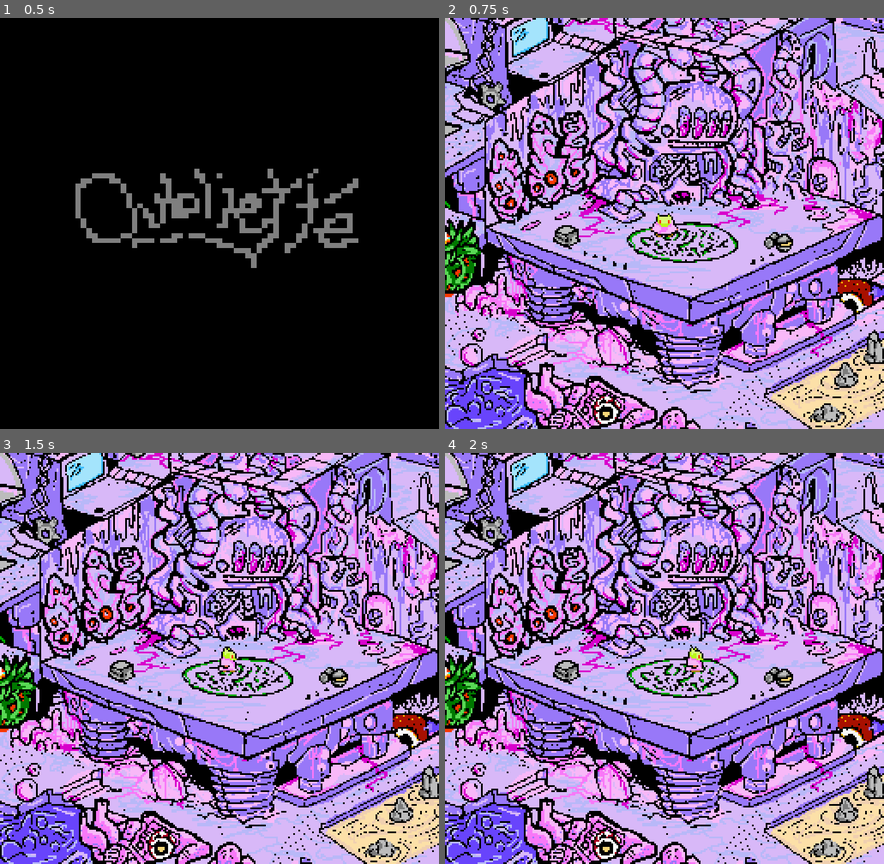
Above: before the commit, frames 1-4 (two rows, left to right).
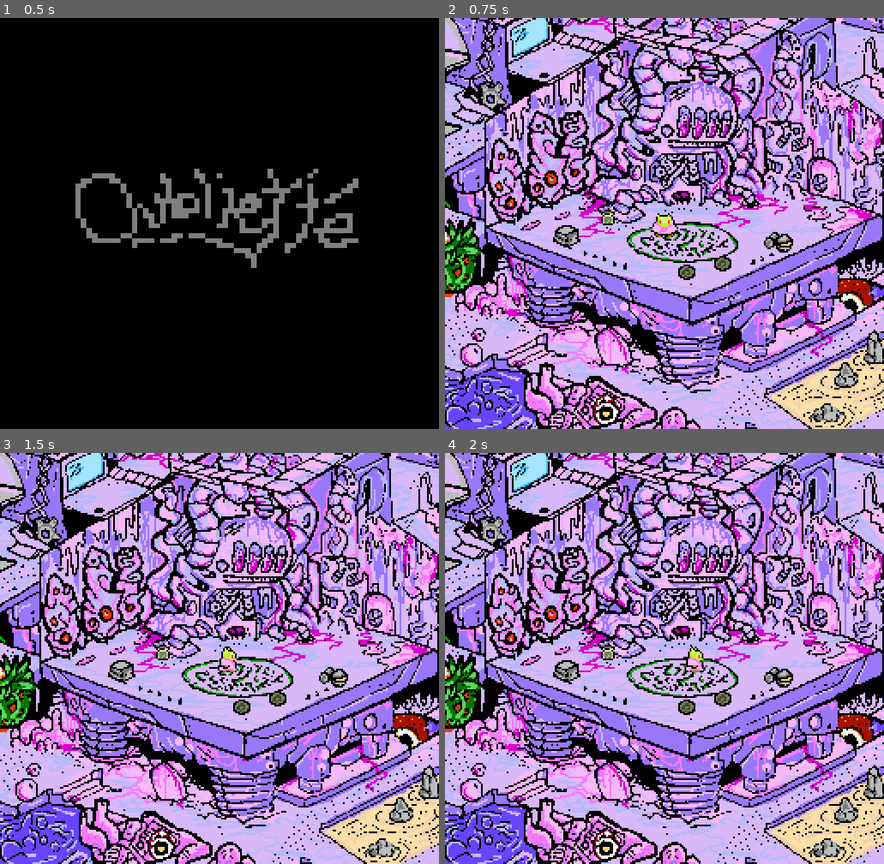
Above: after the commit, the same moments.

Repository: ChrisTutorials/OublietteTest
Game: Godot game, scene res://Main.tscn
The game is run twice, just before and just after one commit, with the same random seed, the same clock (stepped at 60 frames per second) and the same inputs. Sound files missing from this copy of the repository are replaced by a short silence.
Inputs (mouse positions are in pixels of both pictures, inside the frame that each line leads up to):
- Up to frame 1 (0.5 s): no input
- Up to frame 2 (0.75 s): click "DEBUG" at 0.5 s
- Up to frame 3 (1.5 s): tap Enter (ui_accept) at 1.25 s; move the mouse to (316, 637) at 1.27 s; hold Right (right) from 1.28 s (still down); tap U (ShowUser) at 1.35 s; click (316, 637) at 1.42 s
- Up to frame 4 (2 s): keep holding Right (right); tap Enter (ui_accept) at 1.52 s

Frame 1 is identical in both runs. In frame 2, 0.3% of the frame differs, in the area x 35-66%, y 46-64%; in frame 3, 0.3%; in frame 4, 0.3%.

Commit message:
Nov18
Made progress on object permanence in-game via saving an array to the game_data and loading it to match the state. pickup functions of the player can now be stored in this array

Diff:
--- a/02test/Room1.tscn
+++ b/02test/Room1.tscn
@@ -69,8 +69,8 @@
 position = Vector2( 0, 6 )
 shape = SubResource( 2 )
 
-[node name="Money" parent="GameObjects" index="4" instance=ExtResource( 10 )]
-position = Vector2( 214, 73 )
+[node name="R1Coin1" parent="GameObjects" index="4" instance=ExtResource( 10 )]
+position = Vector2( 110, 175 )
 
 [node name="trigger_move_level" parent="Transitions" index="0" instance=ExtResource( 3 )]
 position = Vector2( 154, 67 )
--- a/02test/Room2.tscn
+++ b/02test/Room2.tscn
@@ -214,38 +214,38 @@
 [node name="Area2D" parent="GameObjects/Statue" index="2"]
 position = Vector2( 1, 3 )
 
-[node name="Money5" parent="GameObjects" instance=ExtResource( 17 )]
+[node name="R2Coin" parent="GameObjects" instance=ExtResource( 17 )]
+position = Vector2( 48, 67 )
+
+[node name="R2Coin2" parent="GameObjects" instance=ExtResource( 17 )]
+position = Vector2( 104, 59 )
+
+[node name="R2Coin3" parent="GameObjects" instance=ExtResource( 17 )]
+position = Vector2( 99, 69 )
+
+[node name="R2Coin4" parent="GameObjects" instance=ExtResource( 17 )]
+position = Vector2( 85, 66 )
+
+[node name="R2Coin5" parent="GameObjects" instance=ExtResource( 17 )]
 position = Vector2( 82, 56 )
 
-[node name="Money4" parent="GameObjects" instance=ExtResource( 17 )]
-position = Vector2( 85, 66 )
-
-[node name="Money3" parent="GameObjects" instance=ExtResource( 17 )]
-position = Vector2( 99, 69 )
-
-[node name="Money2" parent="GameObjects" instance=ExtResource( 17 )]
-position = Vector2( 104, 59 )
-
-[node name="Money11" parent="GameObjects" instance=ExtResource( 17 )]
+[node name="R2Coin6" parent="GameObjects" instance=ExtResource( 17 )]
+position = Vector2( 133, 69 )
+
+[node name="R2Coin7" parent="GameObjects" instance=ExtResource( 17 )]
+position = Vector2( 94, 86 )
+
+[node name="R2Coin8" parent="GameObjects" instance=ExtResource( 17 )]
+position = Vector2( 108, 40 )
+
+[node name="R2Coin9" parent="GameObjects" instance=ExtResource( 17 )]
+position = Vector2( 74, 40 )
+
+[node name="R2Coin10" parent="GameObjects" instance=ExtResource( 17 )]
 position = Vector2( 94, 51 )
 
 [node name="Key" parent="GameObjects" instance=ExtResource( 15 )]
 position = Vector2( 225, 104 )
-
-[node name="Money" parent="GameObjects" instance=ExtResource( 17 )]
-position = Vector2( 48, 67 )
-
-[node name="Money6" parent="GameObjects" instance=ExtResource( 17 )]
-position = Vector2( 133, 69 )
-
-[node name="Money7" parent="GameObjects" instance=ExtResource( 17 )]
-position = Vector2( 94, 86 )
-
-[node name="Money8" parent="GameObjects" instance=ExtResource( 17 )]
-position = Vector2( 108, 40 )
-
-[node name="Money9" parent="GameObjects" instance=ExtResource( 17 )]
-position = Vector2( 74, 40 )
 
 [node name="Transitions" type="Node2D" parent="."]
 
--- a/02test/Room3.tscn
+++ b/02test/Room3.tscn
@@ -11,7 +11,6 @@
 [ext_resource path="res://04Items/Pickup Items/Money.tscn" type="PackedScene" id=9]
 [ext_resource path="res://01Prefabs/LevelPrefab.tscn" type="PackedScene" id=10]
 [ext_resource path="res://01Prefabs/NPC/DialogueNPC.tscn" type="PackedScene" id=11]
-[ext_resource path="res://04Items/Pickup Items/Potion.tscn" type="PackedScene" id=12]
 [ext_resource path="res://04Items/Pickup Items/Key.tscn" type="PackedScene" id=13]
 [ext_resource path="res://Sprites/NPCs/Untitled 10.png" type="Texture" id=14]
 [ext_resource path="res://Script/Door.gd" type="Script" id=15]
@@ -52,13 +51,10 @@
 [node name="Sprite" parent="GameObjects/DirtDevil" index="0"]
 texture = ExtResource( 14 )
 
-[node name="Money" parent="GameObjects" index="3" instance=ExtResource( 9 )]
+[node name="R3Coin1" parent="GameObjects" index="3" instance=ExtResource( 9 )]
 position = Vector2( 94, 191 )
 
-[node name="Potion" parent="GameObjects" index="4" instance=ExtResource( 12 )]
-position = Vector2( 20, 156 )
-
-[node name="Purr" parent="GameObjects" index="5" instance=ExtResource( 11 )]
+[node name="Purr" parent="GameObjects" index="4" instance=ExtResource( 11 )]
 position = Vector2( 86, 194 )
 NPCDialogue = "Hey! I'm Purr. I'm here with the orb, for now. I was headed out to the glyph nearby. Please be careful if you're headed into the overgrowth."
 
@@ -69,7 +65,7 @@
 [node name="Sprite" parent="GameObjects/Purr" index="1"]
 texture = ExtResource( 1 )
 
-[node name="ComplexNPC" parent="GameObjects" index="6" instance=ExtResource( 6 )]
+[node name="ComplexNPC" parent="GameObjects" index="5" instance=ExtResource( 6 )]
 position = Vector2( 214, 187 )
 NPCDialogue = "*bonk* ...
 The front of the barrel says, \"Blue House Paint & Pancake Batter\"."
@@ -79,7 +75,7 @@
 stream = ExtResource( 4 )
 volume_db = -25.0
 
-[node name="Key" parent="GameObjects" index="7" instance=ExtResource( 13 )]
+[node name="Key" parent="GameObjects" index="6" instance=ExtResource( 13 )]
 position = Vector2( 70, 197 )
 
 [node name="ToSpawnTest" parent="Transitions" index="0" instance=ExtResource( 7 )]
--- a/02test/Room4.tscn
+++ b/02test/Room4.tscn
@@ -8,8 +8,6 @@
 [ext_resource path="res://Sprites/Untitled 7.png" type="Texture" id=6]
 [ext_resource path="res://Sprites/NPCs/Untitled 8 1.png" type="Texture" id=7]
 [ext_resource path="res://Sprites/NPCs/Untitled 4.png" type="Texture" id=8]
-[ext_resource path="res://04Items/Pickup Items/Money.tscn" type="PackedScene" id=9]
-[ext_resource path="res://04Items/Pickup Items/Potion.tscn" type="PackedScene" id=10]
 [ext_resource path="res://Triggers/Save_Game.tscn" type="PackedScene" id=12]
 [ext_resource path="res://Triggers/area_move_level.tscn" type="PackedScene" id=13]
 
@@ -154,7 +152,6 @@
 pause_mode = 2
 position = Vector2( 159, 78 )
 frames = SubResource( 1 )
-frame = 2
 playing = true
 
 [node name="bioworm1" type="Sprite" parent="GameObjects" index="4"]
@@ -168,13 +165,7 @@
 [node name="Sprite" parent="GameObjects/Worker" index="0"]
 texture = ExtResource( 8 )
 
-[node name="Potion" parent="GameObjects" index="6" instance=ExtResource( 10 )]
-position = Vector2( 32, 142 )
-
-[node name="Money" parent="GameObjects" index="7" instance=ExtResource( 9 )]
-position = Vector2( 157, 174 )
-
-[node name="AnimationPlayer" type="AnimationPlayer" parent="GameObjects" index="8"]
+[node name="AnimationPlayer" type="AnimationPlayer" parent="GameObjects" index="6"]
 pause_mode = 2
 root_node = NodePath("../bioworm1")
 autoplay = "floating"
@@ -182,13 +173,13 @@
 anims/floating = SubResource( 3 )
 anims/gathering = SubResource( 4 )
 
-[node name="AnimationPlayer2" type="AnimationPlayer" parent="GameObjects" index="9"]
+[node name="AnimationPlayer2" type="AnimationPlayer" parent="GameObjects" index="7"]
 pause_mode = 2
 autoplay = "walker"
 anims/RESET = SubResource( 5 )
 anims/walker = SubResource( 6 )
 
-[node name="Save_Game" parent="GameObjects" index="10" instance=ExtResource( 12 )]
+[node name="Save_Game" parent="GameObjects" index="8" instance=ExtResource( 12 )]
 position = Vector2( 129, 171 )
 
 [node name="StaticBody2D" parent="GameObjects/Save_Game" index="3"]
--- a/02test/Room7.tscn
+++ b/02test/Room7.tscn
@@ -1,10 +1,11 @@
-[gd_scene load_steps=7 format=2]
+[gd_scene load_steps=8 format=2]
 
 [ext_resource path="res://01Prefabs/NPC/DialogueNPC.tscn" type="PackedScene" id=1]
 [ext_resource path="res://Sprites/Backgrounds/Levels/Room7.png" type="Texture" id=2]
 [ext_resource path="res://Triggers/area_move_level.tscn" type="PackedScene" id=3]
 [ext_resource path="res://01Prefabs/LevelPrefab.tscn" type="PackedScene" id=4]
 [ext_resource path="res://Script/DialogueNPC.gd" type="Script" id=5]
+[ext_resource path="res://04Items/Pickup Items/Money.tscn" type="PackedScene" id=6]
 
 [sub_resource type="CircleShape2D" id=2]
 radius = 12.0
@@ -33,6 +34,12 @@
 [node name="CollisionShape2D" type="CollisionShape2D" parent="GameObjects/PortalScratch/Area2D" index="0"]
 shape = SubResource( 2 )
 
+[node name="R7Coin" parent="GameObjects" index="2" instance=ExtResource( 6 )]
+position = Vector2( 85, 112 )
+
+[node name="R7Coin2" parent="GameObjects" index="3" instance=ExtResource( 6 )]
+position = Vector2( 73, 108 )
+
 [node name="trigger_move_level" parent="Transitions" index="0" instance=ExtResource( 3 )]
 position = Vector2( 229, 98 )
 destination_level = "res://02test/Room8.tscn"
--- a/02test/RoomAB5.tscn
+++ b/02test/RoomAB5.tscn
@@ -15,9 +15,7 @@
 
 [node name="trigger_move_level" parent="Transitions" index="0" instance=ExtResource( 4 )]
 position = Vector2( 264, 103 )
-
-[node name="StaticBody2D" parent="." index="5"]
-visible = false
+destination_level = "res://02test/Battle.tscn"
 
 [node name="CollisionPolygon2D" parent="StaticBody2D" index="0"]
 position = Vector2( 1, 0 )
--- a/02test/test_scenes/F17Pix.tscn
+++ b/02test/test_scenes/F17Pix.tscn
@@ -1,7 +1,9 @@
-[gd_scene load_steps=4 format=2]
+[gd_scene load_steps=6 format=2]
 
 [ext_resource path="res://Sprites/Backgrounds/F17Pix.png" type="Texture" id=1]
 [ext_resource path="res://Characters/Player.tscn" type="PackedScene" id=2]
+[ext_resource path="res://04Items/Pickup Items/Money.tscn" type="PackedScene" id=3]
+[ext_resource path="res://04Items/Pickup Items/Potion.tscn" type="PackedScene" id=4]
 
 [sub_resource type="AnimationNodeStateMachinePlayback" id=1]
 
@@ -26,4 +28,13 @@
 editor_draw_limits = true
 editor_draw_drag_margin = true
 
+[node name="Money" parent="." instance=ExtResource( 3 )]
+position = Vector2( 9, 90 )
+
+[node name="Money2" parent="." instance=ExtResource( 3 )]
+position = Vector2( 30, 85 )
+
+[node name="Potion" parent="." instance=ExtResource( 4 )]
+position = Vector2( -37, 55 )
+
 [editable path="Player"]
--- a/02test/test_scenes/Font Test.tscn
+++ b/02test/test_scenes/Font Test.tscn
@@ -9,7 +9,7 @@
 export var FontExample: Font
 
 func _ready():
-	Textbox.queue_text(\"Goblin: I just wanted to see how much text we have. Seems like a lot? Maybe if we export varialbe... to here! wow that's nice.\")
+	Textbox.queue_text(\"Goblin: I just wanted to see how much text we have. Seems like a lot? Maybe if we export later... to here! wow that's nice.\")
 	Textbox.queue_text(\"But how do we break multi lines in the script?\")
 "
 
--- a/02test/test_scenes/list.gd
+++ b/02test/test_scenes/list.gd
@@ -38,8 +38,7 @@
 		Textbox.queue_text("It seems kind of silly to carry around a barrel, but this one has a nice blue paint job!")
 
 
-func _on_Button_pressed():
-	$CanvasLayer/Panel/StatPanel/Label2.text = String(SaveTest.player_health)
+
 
 
 func _on_TreasureList_item_activated(index):
--- a/03Levels/level.gd
+++ b/03Levels/level.gd
@@ -1,6 +1,7 @@
 extends Node2D
 #Level.gd
 class_name Level
+var player = Player
 
 export(NodePath) onready var level_camera = get_node(level_camera)
 export(NodePath) onready var game_objects = get_node(game_objects)
@@ -13,8 +14,7 @@
 
 func _ready():
 
-
-	#spawn_player(GameManager.player, GameManager.spawn_loc) old
+		#spawn_player(GameManager.player, GameManager.spawn_loc) old
 	save_objs = get_tree().get_nodes_in_group(GDict.saveable_objects_group)
 
 func spawn_player(player_scene : PackedScene, spawn_point_name : String):
--- a/04Items/Pickup Items/Money.gd
+++ b/04Items/Pickup Items/Money.gd
@@ -3,8 +3,22 @@
 
 export(int) var amount = 1
 
+onready var money = get_name()
+
 func _pickup(player : Player):
+
 	State.coin_number += amount
+
 	player.inventory.Money += amount
 	print("Money held: ", player.inventory.Money)
 	self.enabled = false
+
+	#State.collected.append(money)
+
+	player.inventory.Collected.append(money)
+	print(player.inventory.Collected)
+	print(State.collected)
+
+func _ready():
+	if money in State.collected:
+		self.enabled = false
--- a/05Resources/Inventory/Inventory.gd
+++ b/05Resources/Inventory/Inventory.gd
@@ -4,3 +4,5 @@
 export (int) var Money = 0 #aka coins
 export (int) var Potions = 0
 export (int) var Keys = 0
+
+export (Array) var Collected = []
--- a/05Resources/Inventory/PlayerInventory.tres
+++ b/05Resources/Inventory/PlayerInventory.tres
@@ -7,3 +7,4 @@
 Money = 0
 Potions = 0
 Keys = 0
+Collected = [  ]
--- a/05Resources/Player_Resources/State.gd
+++ b/05Resources/Player_Resources/State.gd
@@ -14,6 +14,7 @@
 var potion_number = 0
 var keys = 0
 
+var collected = []
 #var maxcoins = 10 #havent used these yet
 #var maxpotions = 5
 #var maxkeys = 1
--- a/Managers_Singletons/GameManager.gd
+++ b/Managers_Singletons/GameManager.gd
@@ -86,6 +86,8 @@
 
 	emit_signal("player_initialized", player)
 
+###
+
 func TestBattle():
 	SceneChanger.battlefade()
 	get_tree().change_scene("res://02test/Battle.tscn")
--- a/Managers_Singletons/Graveyard.gd
+++ b/Managers_Singletons/Graveyard.gd
@@ -2,8 +2,3 @@
 
 
 var bin = []
-
-
-func _input(_event):
-	if Input.is_action_just_pressed("ShowUser"):
-		pass
--- a/SaveTest.gd
+++ b/SaveTest.gd
@@ -1,30 +1 @@
-#savetest.gd
-#autoload
-
 extends Node
-
-var player_level = 1
-var player_health = 100
-var globs = 0
-
-
-func save_testdata():
-	var data = {
-		"level": player_level,
-		"health": player_health,
-		"globs": globs,
-	}
-	var file = File.new()
-	if file.open("user://player_data.dat", File.WRITE) == OK:
-		var serialized_data = JSON.print(data)
-		file.store_string(serialized_data)
-		file.close()
-
-func load_testdata():
-	var file = File.new()
-	if file.open("user://player_data.dat", File.READ) == OK:
-		var serialized_data = file.get_as_text()
-		var data = JSON.parse(serialized_data)
-		player_level = data["level"]
-		player_health = data["health"]
-		file.close()
--- a/Script/Melon.gd
+++ b/Script/Melon.gd
@@ -25,6 +25,7 @@
 			$CollisionShape2D.disabled = true
 			$MelonSound.play()
 			Graveyard.bin.append("Melon")
+
 			print(Graveyard.bin)
 
 			yield($MelonSound, "finished")
--- a/Script/Player.gd
+++ b/Script/Player.gd
@@ -48,7 +48,11 @@
 	if(item_state):
 		#player_name = item_state.player_name
 		inventory = item_state.player_inventory #just .inventory?
+
 		State.coin_number = inventory.Money
 		State.potion_number = inventory.Potions
 		State.keys = inventory.Keys
+
+		State.collected = inventory.Collected
+
 		print("player/item state loaded")
--- a/project.godot
+++ b/project.godot
@@ -79,7 +79,6 @@
 GDict="*res://Managers_Singletons/GDict.gd"
 Bgm="*res://06Sounds/BGM/BGM.tscn"
 IntegerResolutionHandler="*res://addons/integer_resolution_handler/integer_resolution_handler.gd"
-SaveTest="*res://SaveTest.gd"
 Graveyard="*res://Managers_Singletons/Graveyard.gd"
 
 [display]
Not shown: 1 places in 02test/Room3.tscn that only renumber resources
Not shown: 1 places in 02test/Room4.tscn that only renumber resources
